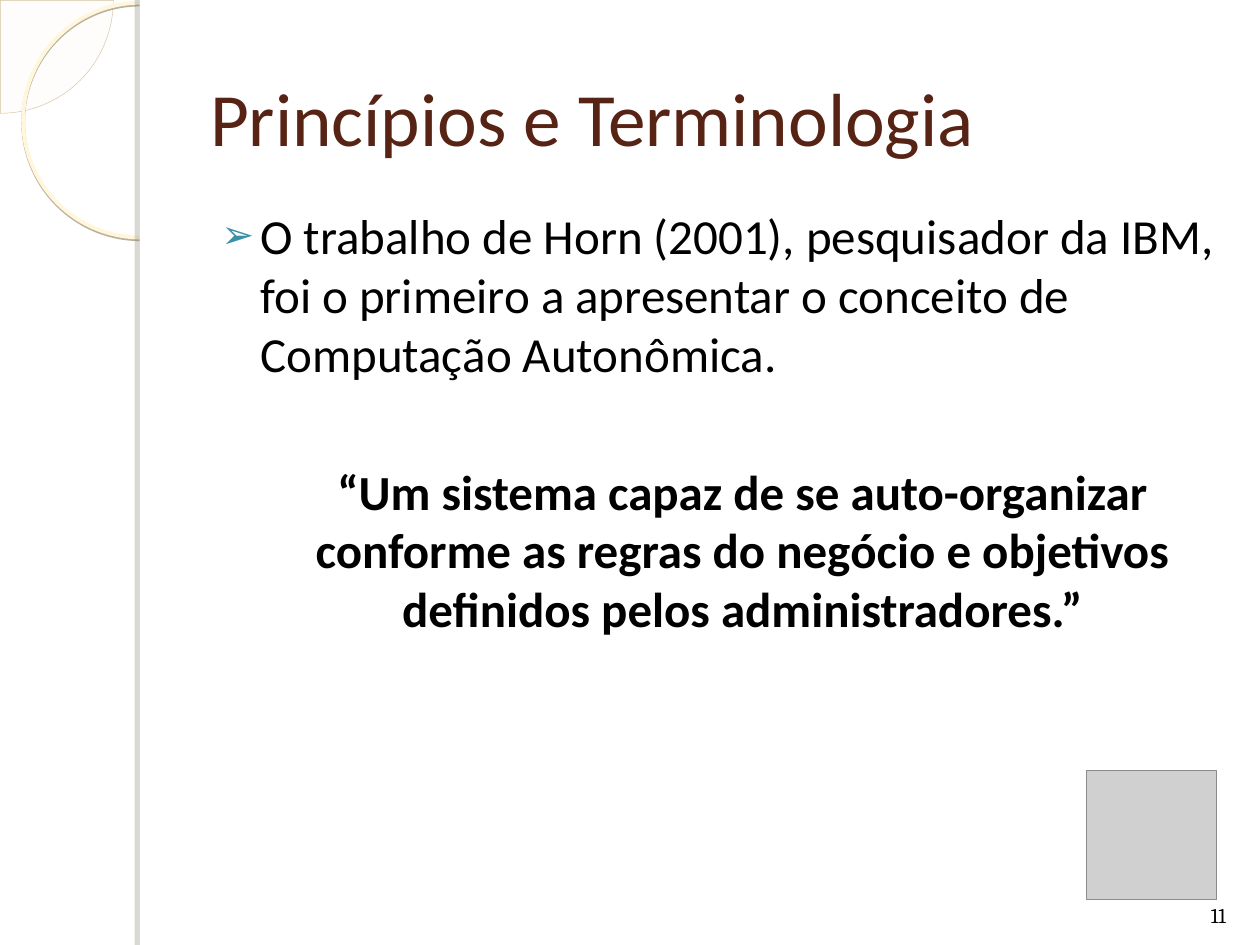
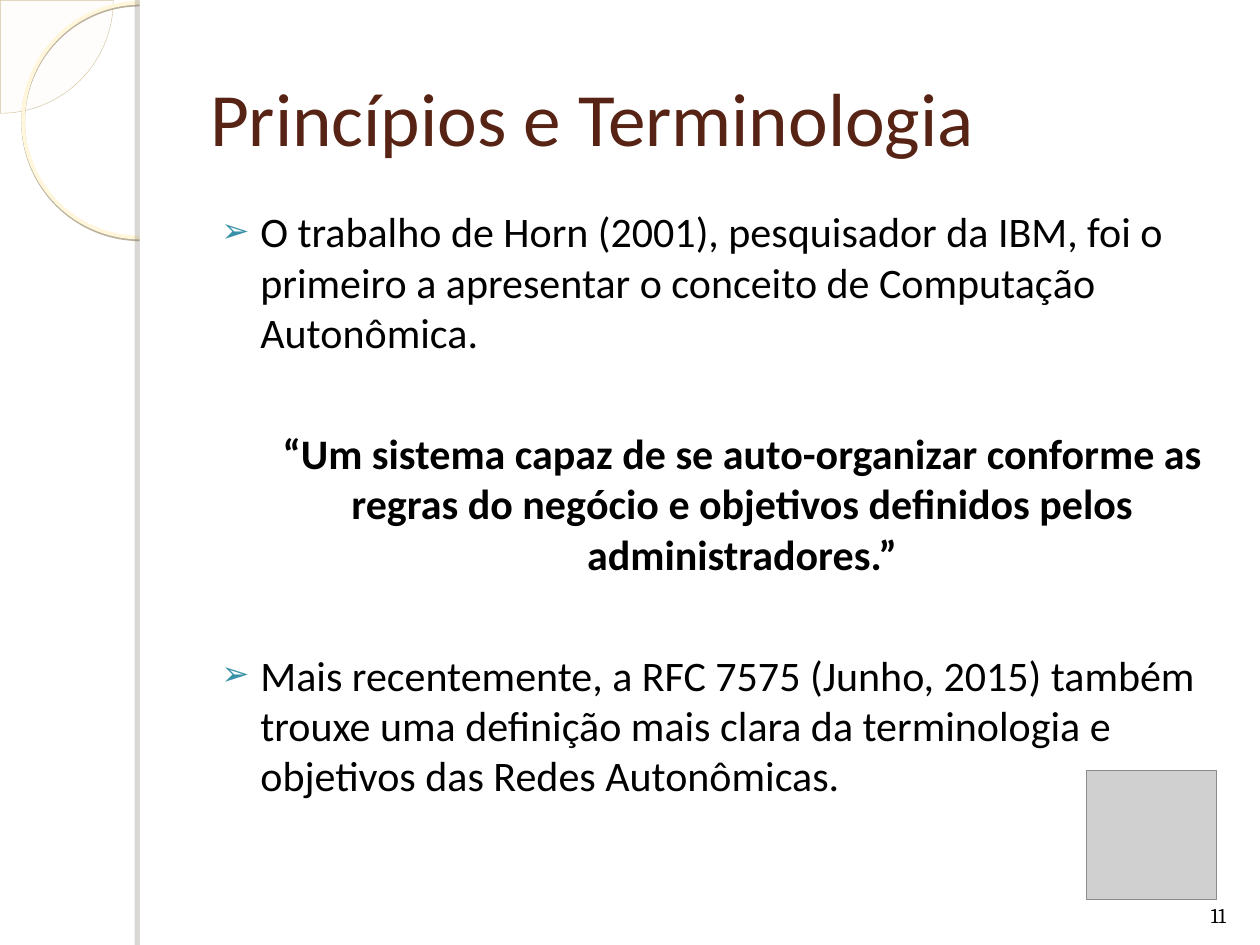
Before and after one commit to humbertogaliza/relatorio-mob655, a slide deck: slide 11 of Apresentação Redes Autonômicas.ppt. Drawn at 1260x945 pixels with LibreOffice and Linux fonts; fonts in the diff are those of the drawing; grey boxes stand for pictures; background and template pictures are left out. Boxes give left, top, right and bottom in pixels: in the first picture for what was removed or moved away, otherwise in the second. Text is boxed around its words. In the diff, an @@ line names an element or a change of style, - is before the commit and + after.

```diff
--- a/Apresentação Redes Autonômicas.ppt
+++ b/Apresentação Redes Autonômicas.ppt
@@ text at box(260, 216, 1201, 571): size 28 to 24 pt in "O trabalho de Horn (2001), pesquisador da ...", "“Um sistema capaz de se auto-organizar conforme ..." @@
@@ text at box(260, 660, 1195, 799): paragraph added @@
+➢ Mais recentemente, a RFC 7575 (Junho, 2015) também trouxe uma definição mais clara da terminologia e objetivos das Redes Autonômicas.
```
Also in this commit, not shown: 6 other slides changed, 2 slides added, 1 other file.
